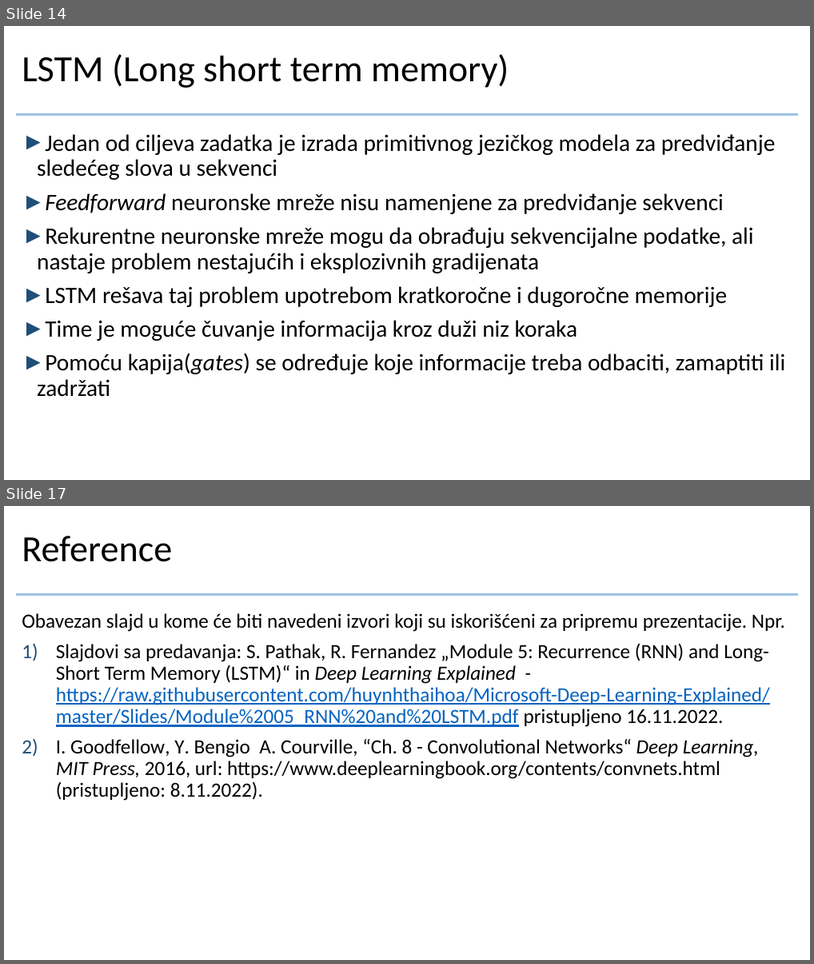
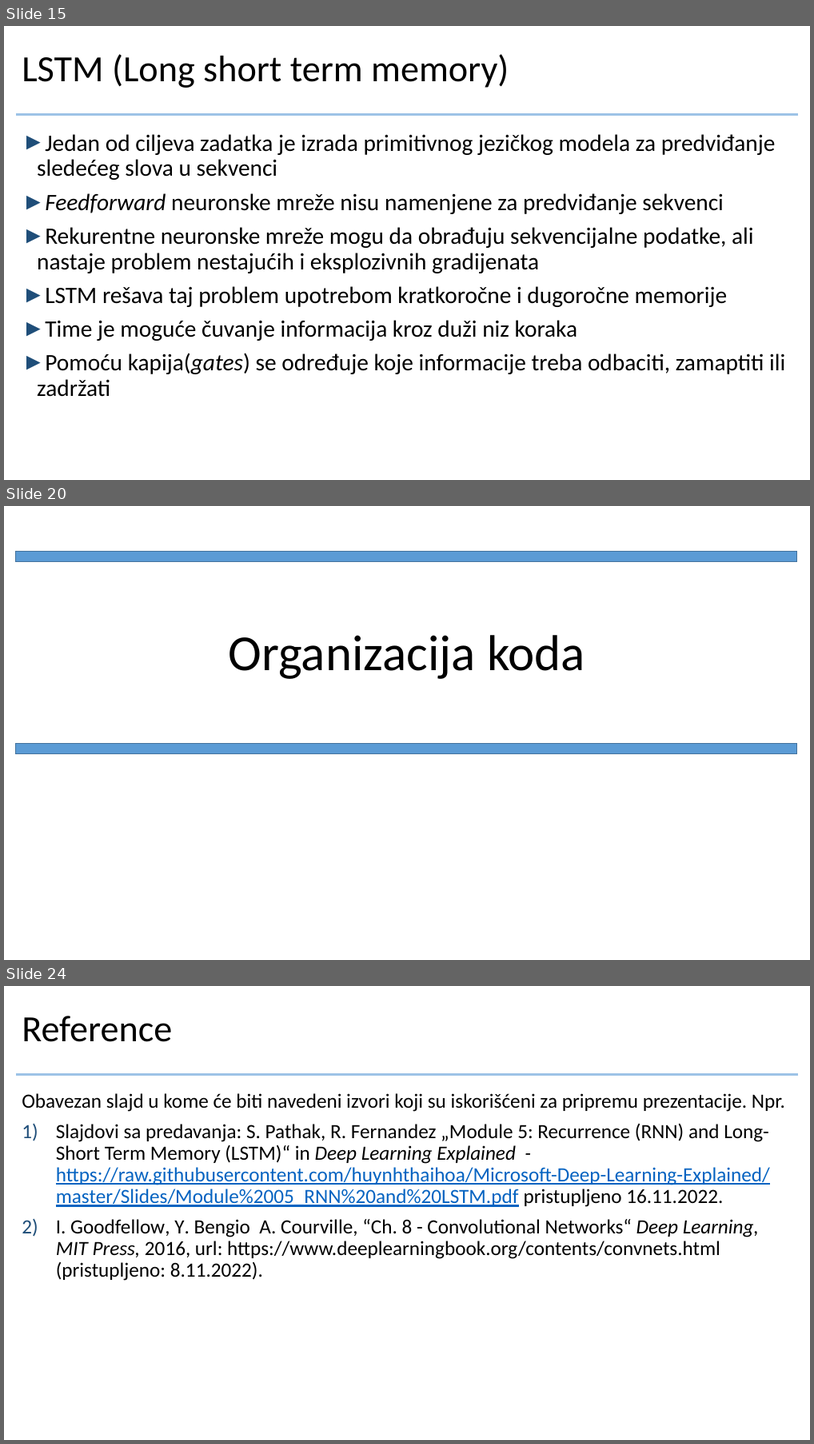
Before and after one commit to crnicavic/dumbgrad, a slide deck: doc/prezentacija.pptx. Shown one above the other, each under a label of ours: slides 14 and 17 before the commit, slides 15, 20 and 24 after it; the slides between them are not shown. The pictures are 814x964 and 814x1444 pixels, drawn with LibreOffice and Linux fonts; fonts in the diff are those of the drawing; background and template pictures are left out. Boxes give left, top, right and bottom in pixels: in the first picture for what was removed or moved away, otherwise in the second. Text is boxed around its words. In the diff, an @@ line names an element or a change of style, - is before the commit and + after.

```diff
--- a/doc/prezentacija.pptx
+++ b/doc/prezentacija.pptx
@@ slide 20 added at bbox=[4, 506, 810, 960], background #FFFFFF @@
@@ rectangle added at bbox=[15, 552, 797, 562], fill #5B9BD5, outline #43739E 1 pt @@
@@ title added at bbox=[229, 635, 586, 679], 60 pt, text #000000 @@
+Organizacija koda
@@ rectangle added at bbox=[15, 743, 797, 754], fill #5B9BD5, outline #43739E 1 pt @@
@@ what was slide 14 is now slide 15 @@
@@ what was slide 17 is now slide 24 @@
```
Also in this commit, not shown: 3 slides changed, 8 other slides added, 2 slides removed.
